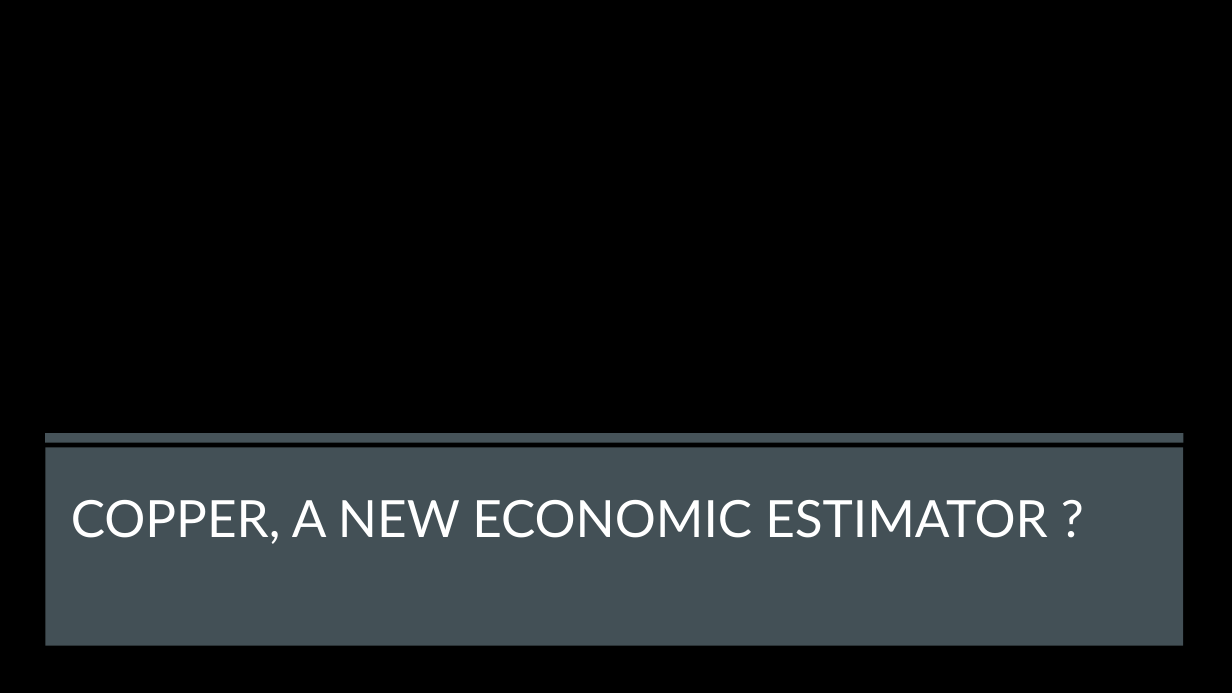
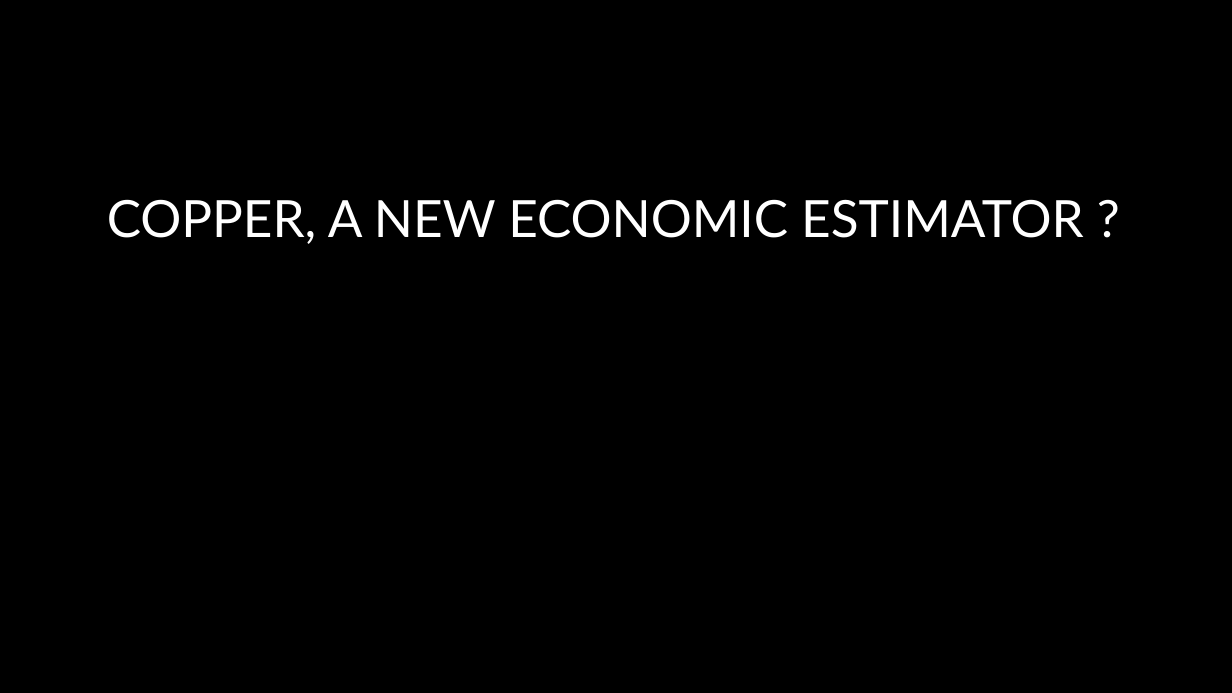
Before and after one commit to VladimirAutier/Project-Week-8-Final-Project, a slide deck: slide 1 of your-project/Final Project/Presentation & Eco insights/Copper, A New Economic Estimator ?.pptx. Drawn at 1232x693 pixels with LibreOffice and Linux fonts; fonts in the diff are those of the drawing; background and template pictures are left out. Boxes give left, top, right and bottom in pixels: in the first picture for what was removed or moved away, otherwise in the second. Text is boxed around its words. In the diff, an @@ line names an element or a change of style, - is before the commit and + after.

Commit message:
title change

```diff
--- a/your-project/Final Project/Presentation & Eco insights/Copper, A New Economic Estimator ?.pptx
+++ b/your-project/Final Project/Presentation & Eco insights/Copper, A New Economic Estimator ?.pptx
@@ title "COPPER, A NEW ECONOMIC ESTIMATOR ..." moved from (x1=71, y1=500, x2=1048, y2=544) to (x1=107, y1=199, x2=1084, y2=244) @@
@@ rectangle removed at (x1=45, y1=433, x2=1184, y2=443) @@
@@ rectangle removed at (x1=45, y1=447, x2=1183, y2=646) @@
```
Also in this commit, not shown: 1 other slide changed.
